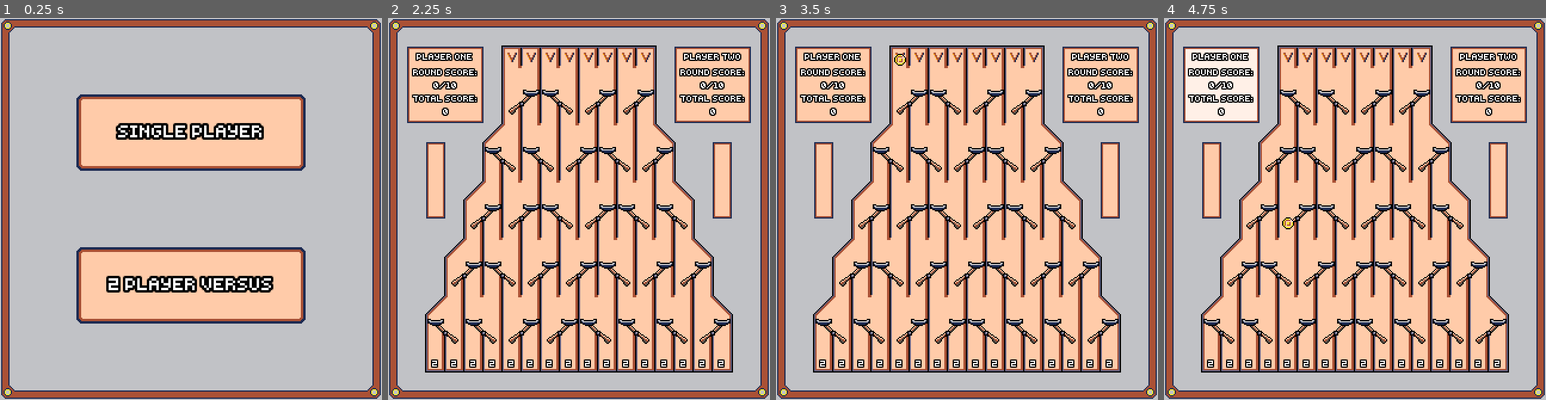
Above: before the commit, frames 1-4 (left to right).
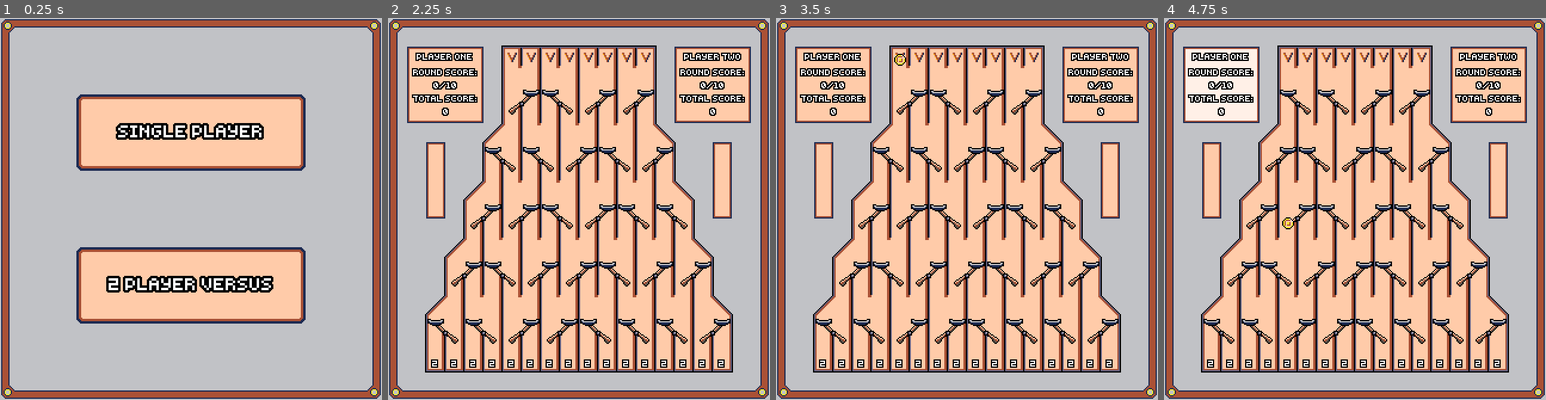
Above: after the commit, the same moments.

Repository: nico-bebop/Coin-Drop
Game: Godot game, scene res://menu/main_menu.tscn
The game is run twice, just before and just after one commit, with the same random seed, the same clock (stepped at 60 frames per second) and the same inputs.
Inputs (mouse positions are in pixels of both pictures, inside the frame that each line leads up to):
- Up to frame 1 (0.25 s): no input
- Up to frame 2 (2.25 s): click "SINGLE PLAYER" at 0.5 s; click "SINGLE PLAYER" at 1.25 s; click "2 PLAYER VERSUS" at 2 s
- Up to frame 3 (3.5 s): move the mouse to (898, 56) at 2.77 s; click (898, 56) at 2.85 s
- Up to frame 4 (4.75 s): move the mouse to (1309, 56) at 3.52 s; click (1309, 56) at 3.6 s; move the mouse to (1324, 56) at 4.27 s; click (1324, 56) at 4.35 s

The runs differ from the first frame. In frame 1, 0.3% of the frame differs, in the area x 27-72%, y 27-72%; in frame 2, 0.4%, in the area x 6-94%, y 9-92%; in frame 3, 0.4%; in frame 4, 0.4%.

Commit message:
Font shaders for crispier outlines

Diff:
--- /dev/null
+++ b/assets/fonts/font_material.tres
@@ -0,0 +1,6 @@
+[gd_resource type="ShaderMaterial" load_steps=2 format=2]
+
+[ext_resource path="res://assets/fonts/font_shader.tres" type="Shader" id=1]
+
+[resource]
+shader = ExtResource( 1 )
--- /dev/null
+++ b/assets/fonts/font_shader.tres
@@ -0,0 +1,9 @@
+[gd_resource type="Shader" format=2]
+
+[resource]
+code = "shader_type canvas_item;
+
+void fragment() {
+    float alpha = texture(TEXTURE, UV).a;
+    COLOR.a = step(0.5, alpha);
+}"
--- a/board/fixed_parts/score_slot.tscn
+++ b/board/fixed_parts/score_slot.tscn
@@ -1,9 +1,10 @@
-[gd_scene load_steps=6 format=2]
+[gd_scene load_steps=7 format=2]
 
 [ext_resource path="res://assets/fonts/default7px.tres" type="DynamicFont" id=1]
 [ext_resource path="res://board/fixed_parts/score_slot.gd" type="Script" id=2]
 [ext_resource path="res://assets/audio/coin_score.wav" type="AudioStream" id=3]
 [ext_resource path="res://assets/effects/confetti.tscn" type="PackedScene" id=4]
+[ext_resource path="res://assets/fonts/font_material.tres" type="Material" id=5]
 
 [sub_resource type="RectangleShape2D" id=1]
 extents = Vector2( 3.5, 3.75 )
@@ -20,6 +21,7 @@
 shape = SubResource( 1 )
 
 [node name="Label" type="Label" parent="."]
+material = ExtResource( 5 )
 margin_left = -5.0
 margin_top = -2.0
 margin_right = 5.0
--- a/board/interactive_parts/slot.tscn
+++ b/board/interactive_parts/slot.tscn
@@ -19,17 +19,9 @@
 atlas = ExtResource( 2 )
 region = Rect2( 48, 0, 16, 16 )
 
-[sub_resource type="AtlasTexture" id=13]
-atlas = ExtResource( 2 )
-region = Rect2( 64, 0, 16, 16 )
-
-[sub_resource type="AtlasTexture" id=14]
-atlas = ExtResource( 2 )
-region = Rect2( 80, 0, 16, 16 )
-
 [sub_resource type="SpriteFrames" id=8]
 animations = [ {
-"frames": [ SubResource( 9 ), SubResource( 10 ), SubResource( 11 ), SubResource( 12 ), SubResource( 13 ), SubResource( 14 ) ],
+"frames": [ SubResource( 9 ), SubResource( 10 ), SubResource( 11 ), SubResource( 12 ), SubResource( 11 ), SubResource( 10 ) ],
 "loop": true,
 "name": "HorizontalFlip",
 "speed": 10.0
--- a/board/moving_parts/coin.gd
+++ b/board/moving_parts/coin.gd
@@ -39,6 +39,24 @@
 	emit_signal("check_sleeping_coins")
 
 
+func _on_CoinCollision_combine(value):
+	combine_coin()
+	change_multiplier(value)
+
+
+func combine_coin():
+	animation_player.play("HorizontalFlip")
+	coin_combine_audio.play()
+	yield(animation_player, "animation_finished")
+	sparkle_effect.emitting = true
+	can_shine = false
+
+
+func change_multiplier(value):
+	multiplier = clamp(value, multiplier, MAX_MULTIPLIER)
+	label.text = str(multiplier)
+
+
 func _on_SwitchCollision_body_exited(_body):
 	sleeping = false
 
@@ -47,15 +65,6 @@
 	emit_signal("check_sleeping_coins")
 
 
-func _on_CoinCollision_combine(value):
-	animation_player.play("HorizontalFlip")
-	coin_combine_audio.play()
-	sparkle_effect.emitting = true
-	yield(animation_player, "animation_finished")
-	multiplier = clamp(value, multiplier, MAX_MULTIPLIER)
-	label.text = str(multiplier)
-
-
 func _on_ShineTimer_timeout():
 	can_shine = true
 
--- a/board/moving_parts/coin.tscn
+++ b/board/moving_parts/coin.tscn
@@ -7,7 +7,6 @@
 [ext_resource path="res://assets/effects/sparkle.tscn" type="PackedScene" id=5]
 [ext_resource path="res://assets/fonts/tinypixel.otf" type="DynamicFontData" id=6]
 [ext_resource path="res://assets/sprites/game/coin.png" type="Texture" id=7]
-
 
 [sub_resource type="CapsuleShape2D" id=5]
 radius = 5.0
@@ -32,7 +31,7 @@
 "times": PoolRealArray( 0, 0.1, 0.2, 0.3, 0.4, 0.5 ),
 "transitions": PoolRealArray( 1, 1, 1, 1, 1, 1 ),
 "update": 1,
-"values": [ 1, 2, 3, 4, 5, 0 ]
+"values": [ 1, 2, 3, 2, 1, 4 ]
 }
 
 [sub_resource type="Animation" id=8]
@@ -48,7 +47,7 @@
 "times": PoolRealArray( 0, 0.1, 0.2, 0.3, 0.4, 0.5, 0.6 ),
 "transitions": PoolRealArray( 1, 1, 1, 1, 1, 1, 1 ),
 "update": 1,
-"values": [ 0, 6, 7, 8, 9, 10, 0 ]
+"values": [ 0, 5, 6, 7, 8, 9, 0 ]
 }
 
 [sub_resource type="Animation" id=7]
@@ -83,7 +82,7 @@
 
 [node name="Sprite" type="Sprite" parent="."]
 texture = ExtResource( 7 )
-hframes = 11
+hframes = 10
 
 [node name="CollisionShape2D" type="CollisionShape2D" parent="."]
 visible = false
@@ -119,7 +118,7 @@
 [node name="Label" type="Label" parent="."]
 margin_left = -2.0
 margin_top = -3.0
-margin_right = 3.0
+margin_right = 4.0
 margin_bottom = 5.0
 custom_colors/font_color = Color( 0, 0, 0, 1 )
 custom_fonts/font = SubResource( 9 )
--- a/board/ui/player.tscn
+++ b/board/ui/player.tscn
@@ -1,5 +1,6 @@
-[gd_scene load_steps=8 format=2]
+[gd_scene load_steps=9 format=2]
 
+[ext_resource path="res://assets/fonts/font_material.tres" type="Material" id=1]
 [ext_resource path="res://board/ui/player.gd" type="Script" id=2]
 [ext_resource path="res://assets/fonts/default7px.tres" type="DynamicFont" id=3]
 [ext_resource path="res://assets/sprites/ui/scoreboard.png" type="Texture" id=4]
@@ -55,6 +56,7 @@
 anims/RESET = SubResource( 5 )
 
 [node name="PlayerName" type="Label" parent="."]
+material = ExtResource( 1 )
 margin_left = 2.0
 margin_top = 2.0
 margin_right = 62.0
@@ -65,6 +67,7 @@
 valign = 1
 
 [node name="Score" type="Label" parent="."]
+material = ExtResource( 1 )
 margin_left = 2.0
 margin_top = 16.0
 margin_right = 62.0
--- a/menu/main_menu.tscn
+++ b/menu/main_menu.tscn
@@ -6,6 +6,7 @@
 [ext_resource path="res://assets/fonts/default14px.tres" type="DynamicFont" id=4]
 [ext_resource path="res://assets/sprites/ui/button_pressed.png" type="Texture" id=5]
 [ext_resource path="res://assets/sprites/ui/button_hover.png" type="Texture" id=6]
+[ext_resource path="res://assets/fonts/font_material.tres" type="Material" id=7]
 
 [node name="MainMenu" type="Control"]
 script = ExtResource( 1 )
@@ -24,6 +25,7 @@
 texture_hover = ExtResource( 6 )
 
 [node name="Label" type="Label" parent="SinglePlayer"]
+material = ExtResource( 7 )
 margin_right = 192.0
 margin_bottom = 64.0
 custom_fonts/font = ExtResource( 4 )
@@ -41,6 +43,7 @@
 texture_hover = ExtResource( 6 )
 
 [node name="Label" type="Label" parent="Versus"]
+material = ExtResource( 7 )
 margin_right = 192.0
 margin_bottom = 64.0
 custom_fonts/font = ExtResource( 4 )
--- a/project.godot
+++ b/project.godot
@@ -82,3 +82,4 @@
 
 2d/snapping/use_gpu_pixel_snap=true
 environment/default_environment="res://default_env.tres"
+quality/dynamic_fonts/use_oversampling=false
Binary file changed: assets/sprites/game/coin.png
Not shown: 1 places in board/interactive_parts/slot.tscn that only renumber resources
Not shown: 1 places in menu/main_menu.tscn that only renumber resources
